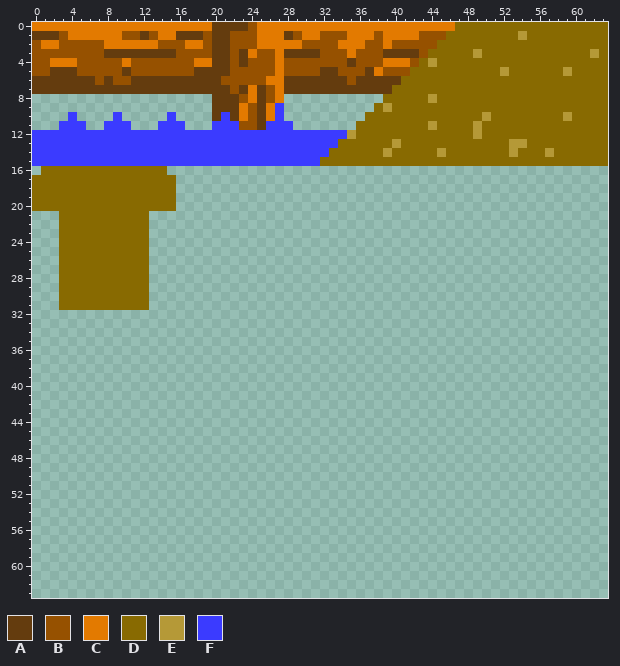
Pixel-art sprite: Assets/Sprites/environment_sheet.png. This is how it looked before the edit.
The file is 64x64 pixels.
Palette (. is transparent): A #643c0e  B #965100  C #e37a00  D #886a01  E #b59937  F #3b3bff
Pixels before (only the part around the change), first column x 18:
 0 CCAAAABCCCCCCCCCCCCCCCCCCCCCCDDDDDDDDDDDDDDDDD
 1 ABAABBBCCCABCCBBBCCCBCCCCBBBDDDDDDDDEDDDDDDDDD
 2 CBAABBBCCCCCBBBBCCCBBCBBBBBDDDDDDDDDDDDDDDDDDD
 3 BBAABACBBCAAAABBBCBBBAAAABDDDDDEDDDDDDDDDDDDED
 4 CCAABABBBCBBBBBBBABBBCCCBDEDDDDDDDDDDDDDDDDDDD
 5 AAAABBBBBCBBBBAABBBACBBBDDDDDDDDDDEDDDDDDEDDDD
 6 AAABBBBBCCAAAAAAABAAAAADDDDDDDDDDDDDDDDDDDDDDD
 7 AAAABACABCAAAAAAAAAAAADDDDDDDDDDDDDDDDDDDDDDDD
 8 ..AAABCABC...........DDDDDEDDDDDDDDDDDDDDDDDDD
 9 ..AAACBACF..........DEDDDDDDDDDDDDDDDDDDDDDDDD
10 ..AFACBACF.........DDDDDDDDDDDDDEDDDDDDDDEDDDD
11 ..FFFBBAFFF.......DDDDDDDDEDDDDEDDDDDDDDDDDDDD
12 FFFFFFFFFFFFFFFFFEDDDDDDDDDDDDDEDDDDDDDDDDDDDD
13 FFFFFFFFFFFFFFFFDDDDDDEDDDDDDDDDDDDEEDDDDDDDDD
14 FFFFFFFFFFFFFFFDDDDDDEDDDDDEDDDDDDDEDDDEDDDDDD
15 FFFFFFFFFFFFFFDDDDDDDDDDDDDDDDDDDDDDDDDDDDDDDD
16 ..............................................
17 ..............................................
18 ..............................................
19 ..............................................
20 ..............................................
21 ..............................................
22 ..............................................
23 ..............................................
24 ..............................................
25 ..............................................
26 ..............................................
27 ..............................................
28 ..............................................
29 ..............................................
30 ..............................................
31 ..............................................
32 ..............................................
33 ..............................................
34 ..............................................
35 ..............................................
36 ..............................................
37 ..............................................
38 ..............................................
39 ..............................................
40 ..............................................
41 ..............................................
42 ..............................................
43 ..............................................
44 ..............................................
45 ..............................................
46 ..............................................
47 ..............................................
48 ..............................................
49 ..............................................
50 ..............................................
The same view after the edit:
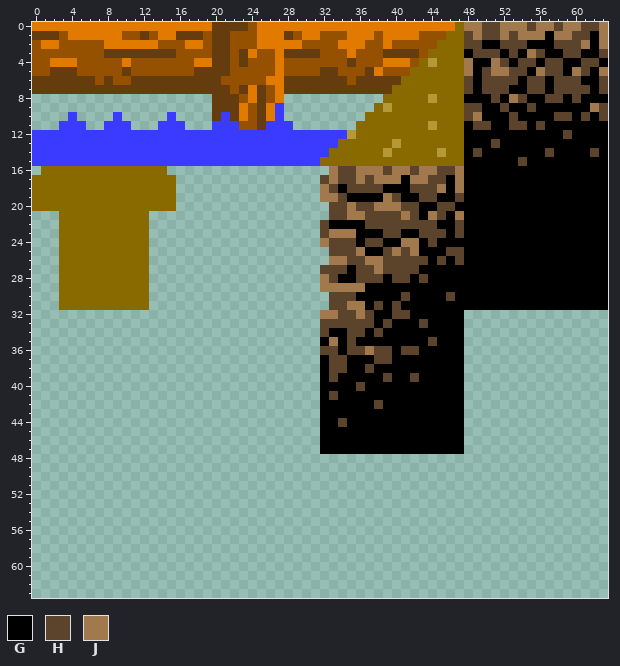
Colours new in this view: G #000000  H #5b442b  J #a1794c
Difference:
Changed rows in their new state; - is an unchanged pixel.
first column x 32:
 0 ----------------JJHHJJJHJJHJJHHJ
 1 ----------------HJHHJHJJJGJJHHGJ
 2 ----------------HHGGHHHGGGHHHJGJ
 3 ----------------GHHHGHGJHGGHHGGH
 4 ----------------JGGJHGHHGHHGGHHG
 5 ----------------JGHJJHHGJHHGJHGJ
 6 ----------------HGHHHHGHHGHHHGGH
 7 ----------------HGHHHGGHHGHHHHGH
 8 ----------------GGGHGJHGGHHGHGGG
 9 ----------------HHGGHGGHGGGGGGJH
10 ----------------HJGGGHGGGGHHGHGH
11 ----------------GHHGGHHGHGGGGGGG
12 ----------------GGGGGGGGGGGHGGGG
13 ----------------GGGHGGGGGGGGGGGG
14 ----------------GHGGGGGGGHGGGGHG
15 ----------------GGGGGGHGGGGGGGGG
16 -JHHJJJHJJHJJHHJGGGGGGGGGGGGGGGG
17 HJHHJHJJJGJJHHGJGGGGGGGGGGGGGGGG
18 JHGHHHHGGGHHHJGJGGGGGGGGGGGGGGGG
19 JJHGGGGJHGGHHGGHGGGGGGGGGGGGGGGG
20 -HHJHHJJJHHGGHHGGGGGGGGGGGGGGGGG
21 -HHJJHHHHJHGJHGJGGGGGGGGGGGGGGGG
22 HGGGGHHHHHHHHGGHGGGGGGGGGGGGGGGG
23 HJJJGGGHHGGHHHGHGGGGGGGGGGGGGGGG
24 JHHHGHHGGJJGHGGGGGGGGGGGGGGGGGGG
25 -HHHJGGHJHJGGGHHGGGGGGGGGGGGGGGG
26 -JJHHJJHHHHHGHGHGGGGGGGGGGGGGGGG
27 HHHGHHJHHHHGGGGGGGGGGGGGGGGGGGGG
28 JHGGHHHGHHGHGGGGGGGGGGGGGGGGGGGG
29 JJJJJGGGGGGGGGGGGGGGGGGGGGGGGGGG
30 -HHHGGGGGHGGGGHGGGGGGGGGGGGGGGGG
31 -HHJJGHGHGGGGGGGGGGGGGGGGGGGGGGG
32 JJHHJHGGHHGGGGGG----------------
33 HHHHHHGHGGGHGGGG----------------
34 HGGHHGHGGGGGGGGG----------------
35 GJGHGGGGGGGGHGGG----------------
36 HHGHHJHHGHHGGGGG----------------
37 GHHGGGHHGGGGGGGG----------------
38 GHHGGHGGGGGGGGGG----------------
39 GHGGGGGHGGHGGGGG----------------
40 GGGGHGGGGGGGGGGG----------------
41 GHGGGGGGGGGGGGGG----------------
42 GGGGGGHGGGGGGGGG----------------
43 GGGGGGGGGGGGGGGG----------------
44 GGHGGGGGGGGGGGGG----------------
45 GGGGGGGGGGGGGGGG----------------
46 GGGGGGGGGGGGGGGG----------------
47 GGGGGGGGGGGGGGGG----------------
Boxes around the changes in both pictures, in picture pixels (x1, y1, x2, y2):
changed: (320, 22, 608, 454)
